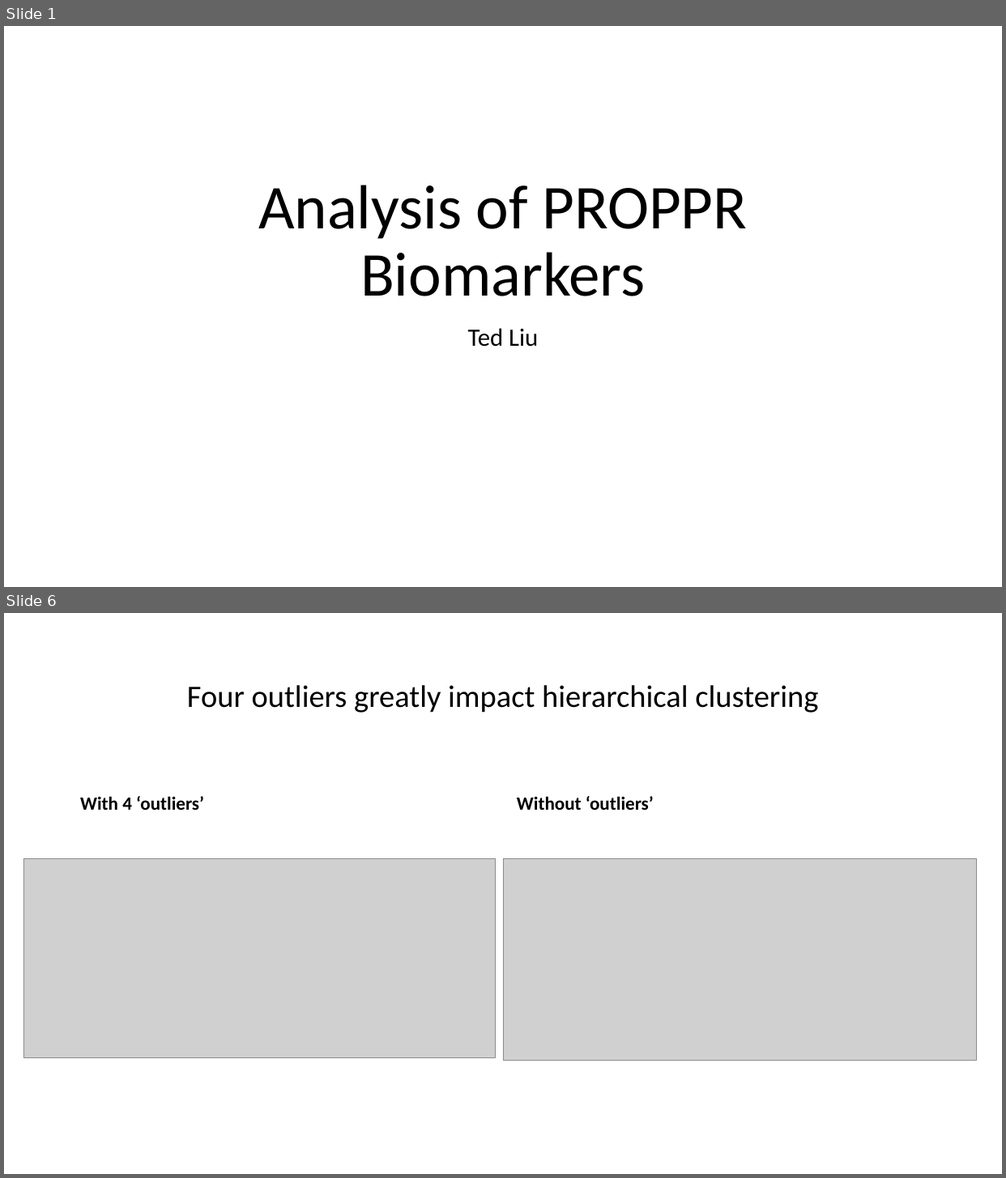
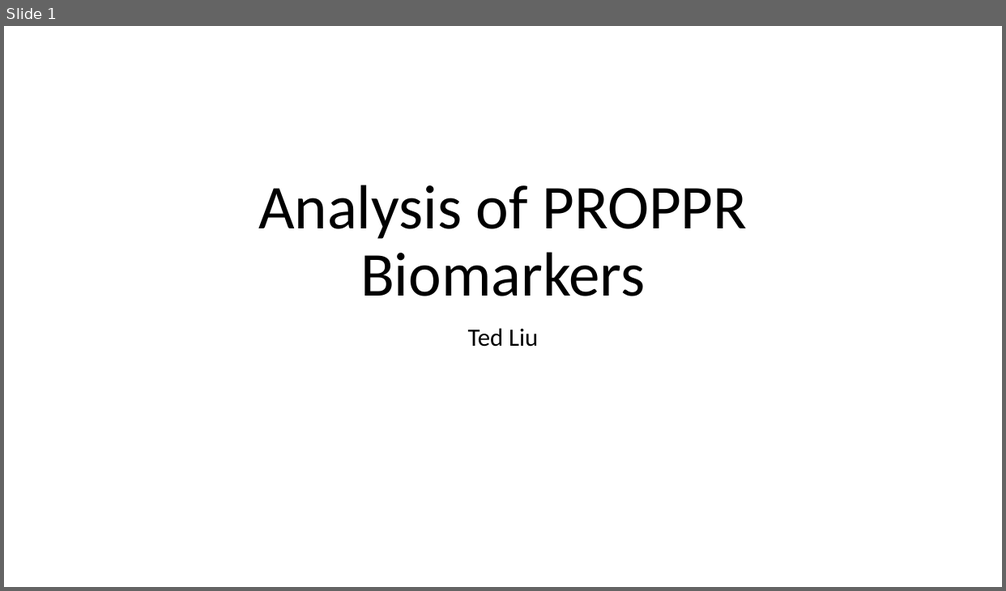
Before and after one commit to tliu-2/PROPPR, a slide deck: Presentation.pptx. Shown one above the other, each under a label of ours: slides 1 and 6 before the commit, slide 1 after it; the slides between them are not shown. The pictures are 1006x1178 and 1006x591 pixels, drawn with LibreOffice and Linux fonts; fonts in the diff are those of the drawing; grey boxes stand for pictures. Boxes give left, top, right and bottom in pixels: in the first picture for what was removed or moved away, otherwise in the second. Text is boxed around its words. In the diff, an @@ line names an element or a change of style, - is before the commit and + after.

```diff
--- a/Presentation.pptx
+++ b/Presentation.pptx
@@ slide 6 removed at (4, 613, 1002, 1174), background #FFFFFF @@
@@ title removed at (187, 685, 818, 713) @@
-Four outliers greatly impact hierarchical clustering
@@ text removed at (80, 796, 204, 810) @@
-With 4 ‘outliers’
@@ text removed at (517, 796, 654, 810) @@
-Without ‘outliers’
@@ picture removed at (23, 859, 494, 1059) @@
@@ picture removed at (503, 859, 978, 1061) @@
```
Also in this commit, not shown: 8 slides changed, 2 slides added, 1 other slide removed, 18 other files.
